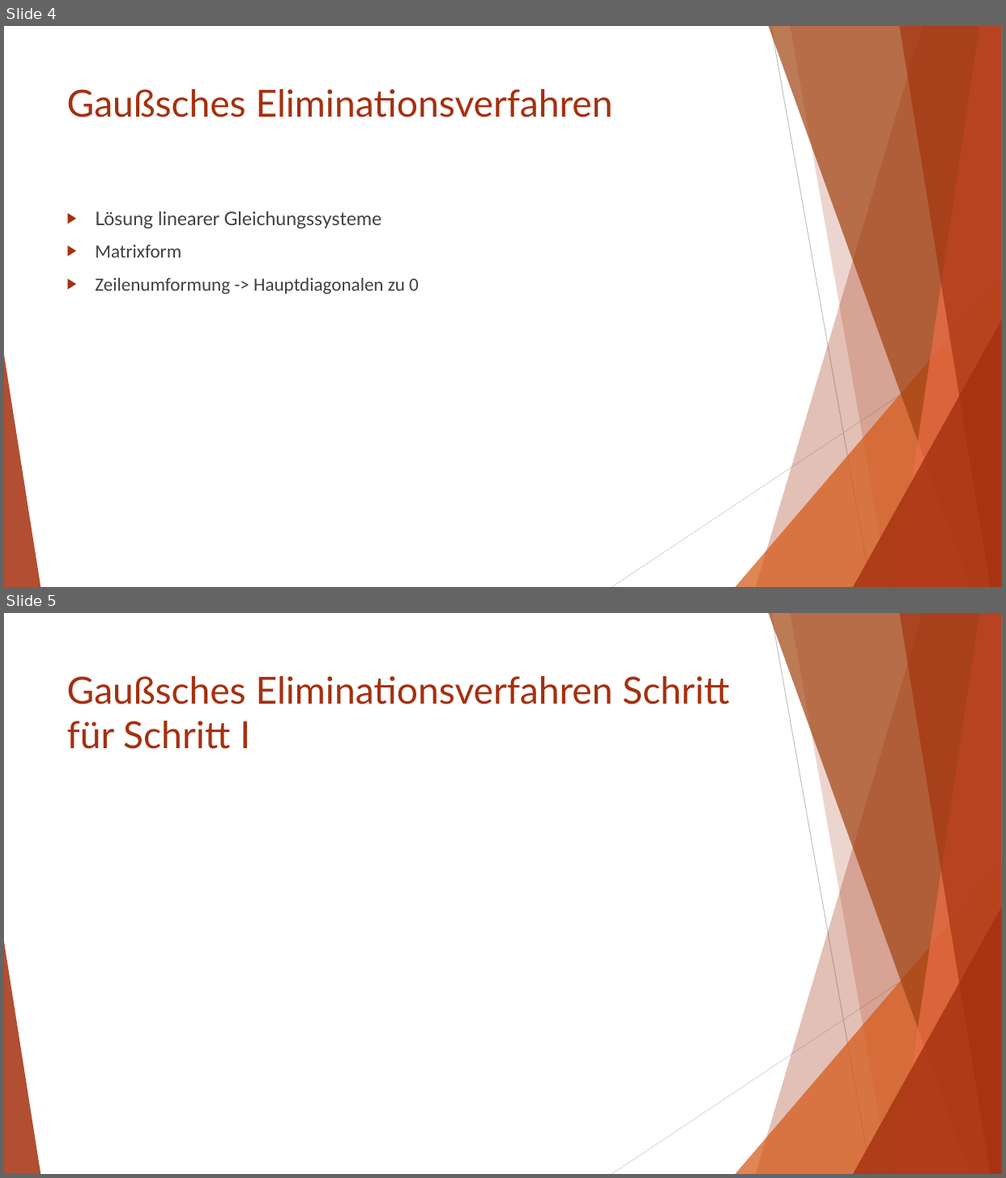
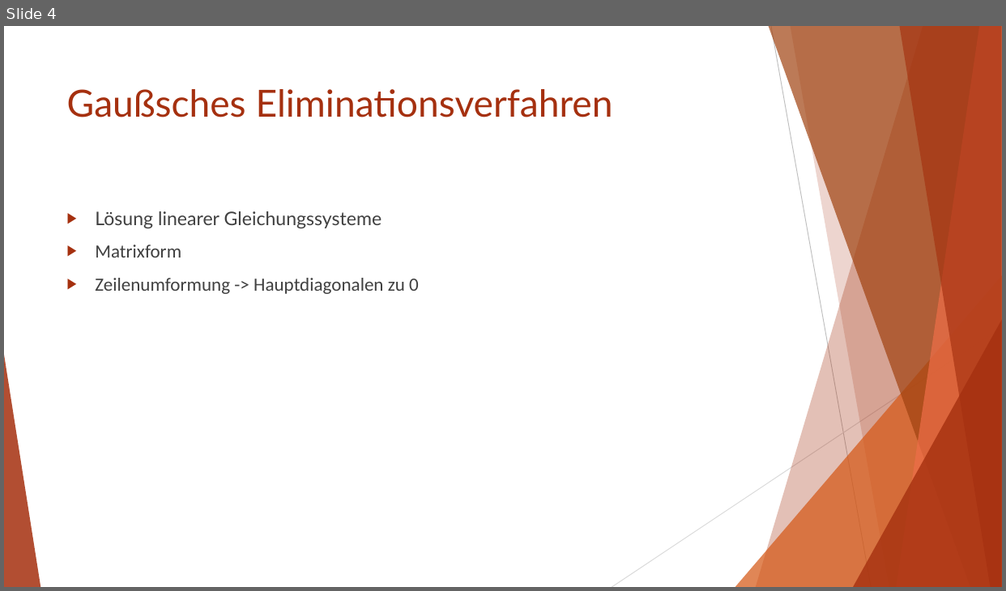
Before and after one commit to Zwilli/Numerik_und_Logik, a slide deck: Ortner/Gaußsches Eliminationsverfahren.pptx. Shown one above the other, each under a label of ours: slides 4 and 5 before the commit, slide 4 after it. The pictures are 1006x1178 and 1006x591 pixels, drawn with LibreOffice and Linux fonts; fonts in the diff are those of the drawing. Boxes give left, top, right and bottom in pixels: in the first picture for what was removed or moved away, otherwise in the second. Text is boxed around its words. In the diff, an @@ line names an element or a change of style, - is before the commit and + after.

```diff
--- a/Ortner/Gaußsches Eliminationsverfahren.pptx
+++ b/Ortner/Gaußsches Eliminationsverfahren.pptx
@@ slide 5 removed at [4, 613, 1002, 1174], background #FFFFFF; not listed: 10 template elements that a slide beside it also shows @@
@@ title removed at [67, 676, 729, 749] @@
-Gaußsches Eliminationsverfahren Schritt für Schritt I
```
Also in this commit, not shown: 6 slides added, 1 other file.
